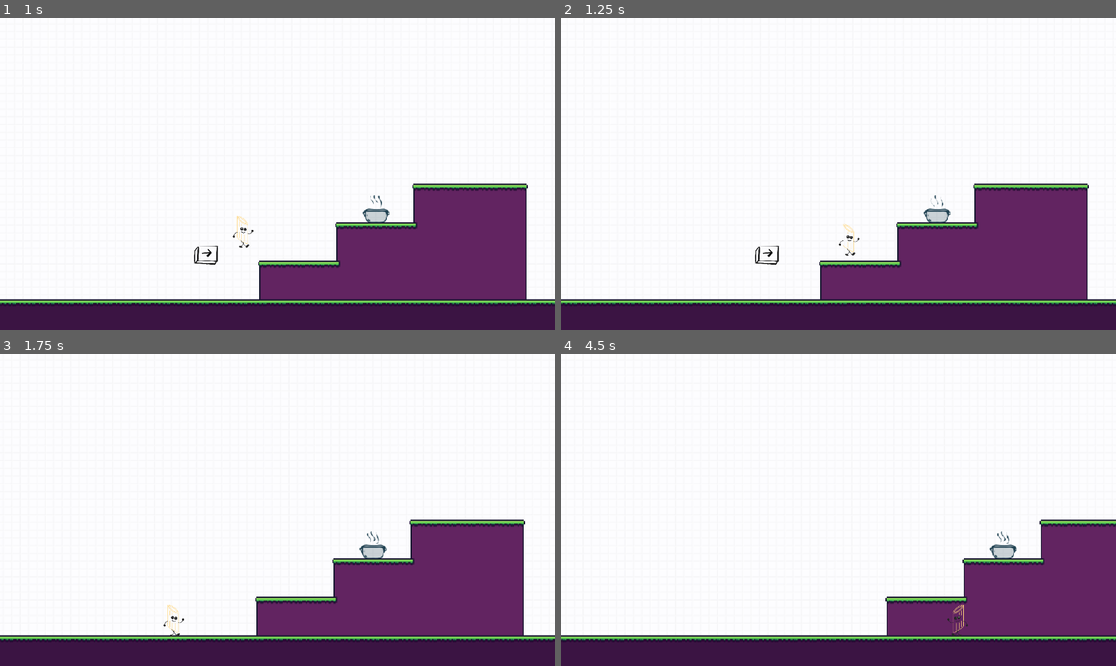
Above: before the commit, frames 1-4 (two rows, left to right).
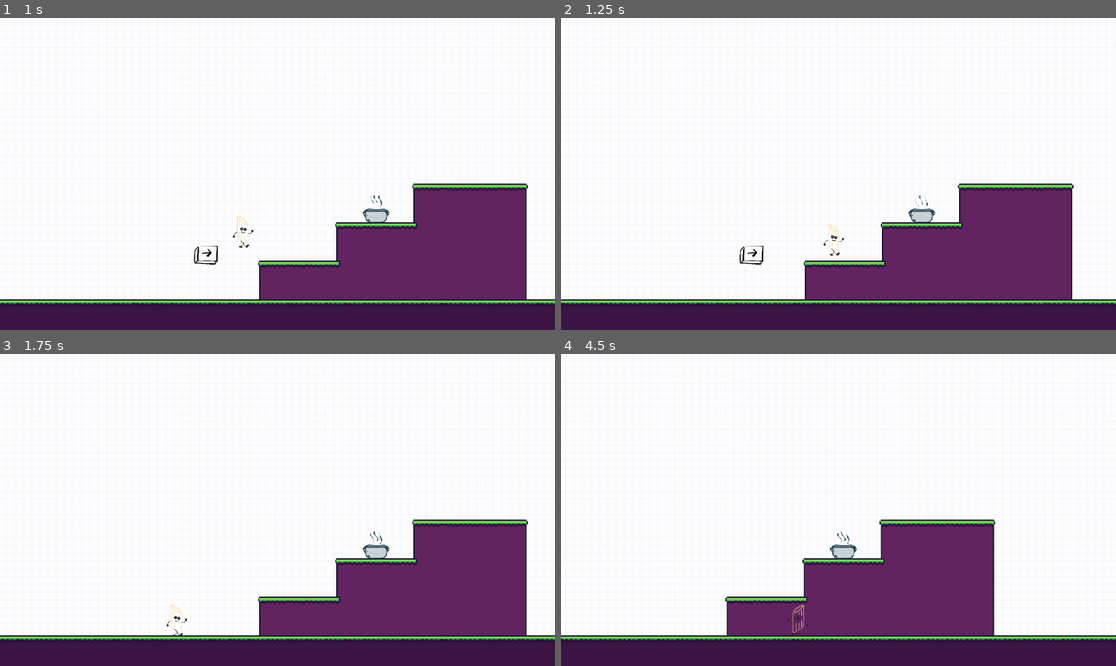
Above: after the commit, the same moments.

Repository: johannaeklundh/penneforyourlife
Game: Godot game, scene res://Assets/Scenes/Areas/area_1.tscn
Same seed, same stepped clock (60 frames per second), same inputs: the game is played once before the commit and once after it.
Inputs:
- Up to frame 1 (1 s): tap Enter at 0.5 s; hold Right (move_right) from 0.53 s (still down); tap Space (jump) at 0.77 s
- Up to frame 2 (1.25 s): keep holding Right (move_right)
- Up to frame 3 (1.75 s): keep holding Right (move_right); tap Space (jump) at 1.52 s
- Up to frame 4 (4.5 s): release Right (move_right) at 2.03 s; hold Left (move_left) 2.03-2.78 s; hold Right (move_right) 2.78-4.28 s; tap Space (jump) at 3.02, 3.77 s; hold Left (move_left) from 4.28 s (still down)

Frame 1 is identical in both runs. In frame 2, 3.5% of the frame differs, in the area x 0-100%, y 53-92%; in frame 3, 1.5%; in frame 4, 18%.

Commit message:
fixed error + changed right margin

Diff:
--- a/Assets/Scenes/Areas/area_1.gd
+++ b/Assets/Scenes/Areas/area_1.gd
@@ -36,4 +36,7 @@
 
 func _on_area_2d_body_entered(body: Node2D) -> void:
 	if body.name == "Player":
-		get_tree().reload_current_scene()
+		call_deferred("_restart_scene")
+
+func _restart_scene():
+	get_tree().reload_current_scene()
--- a/Assets/Scenes/player.tscn
+++ b/Assets/Scenes/player.tscn
@@ -94,9 +94,8 @@
 position_smoothing_speed = 10.0
 drag_horizontal_enabled = true
 drag_vertical_enabled = true
-drag_horizontal_offset = 0.6
+drag_horizontal_offset = 0.4
 drag_top_margin = 1.0
-drag_right_margin = 1.0
 drag_bottom_margin = 0.0
 script = SubResource("GDScript_38rej")
 
